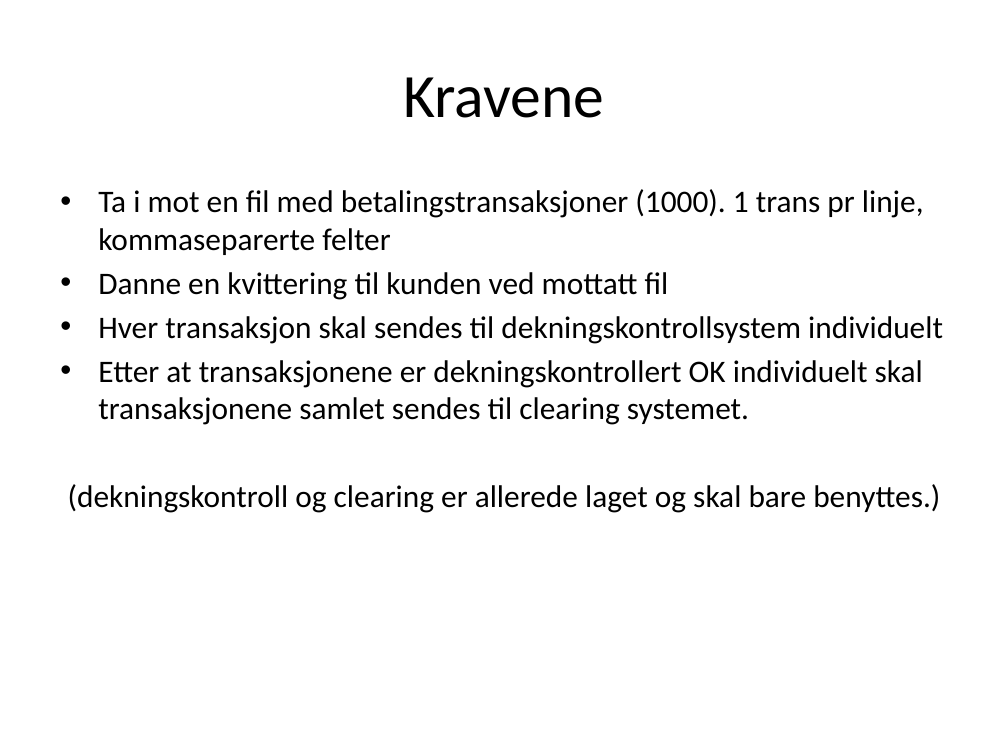
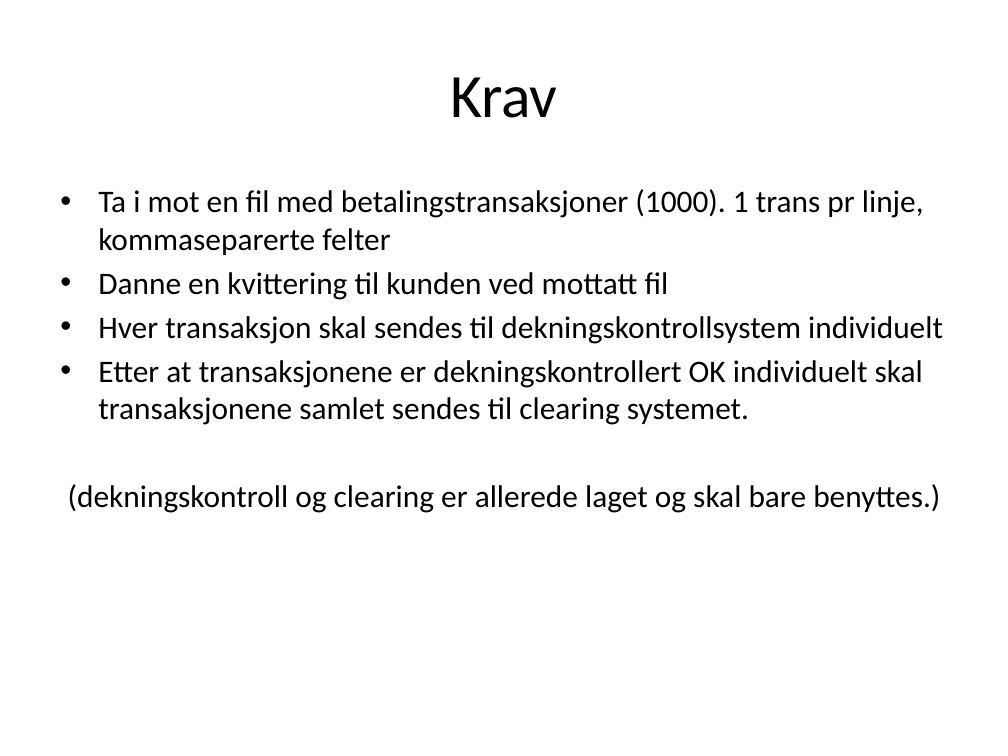
Before and after one commit to runepeter/camel-stuff, a slide deck: slide 9 of camel-spotting.pptx. Drawn at 1008x756 pixels with LibreOffice and Linux fonts; fonts in the diff are those of the drawing. Boxes give left, top, right and bottom in pixels: in the first picture for what was removed or moved away, otherwise in the second. Text is boxed around its words. In the diff, an @@ line names an element or a change of style, - is before the commit and + after.

```diff
--- a/camel-spotting.pptx
+++ b/camel-spotting.pptx
@@ title at box(450, 77, 558, 118): text changed @@
-Kravene
+Krav
```
Also in this commit, not shown: 12 other slides changed.
